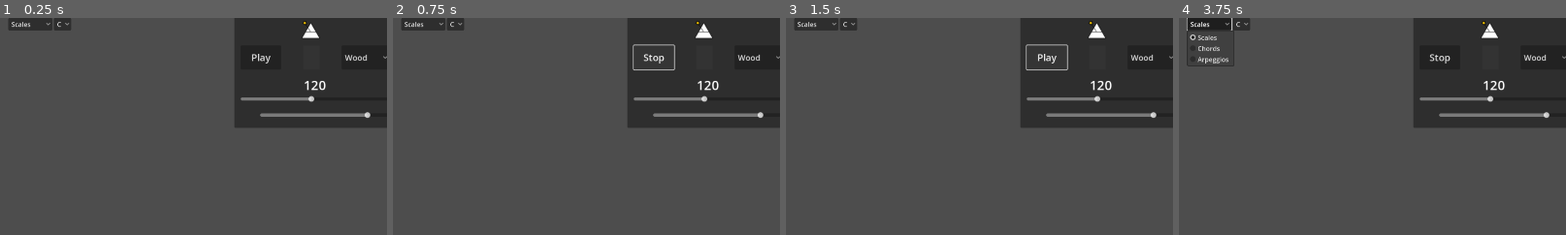
Above: before the commit, frames 1-4 (left to right).
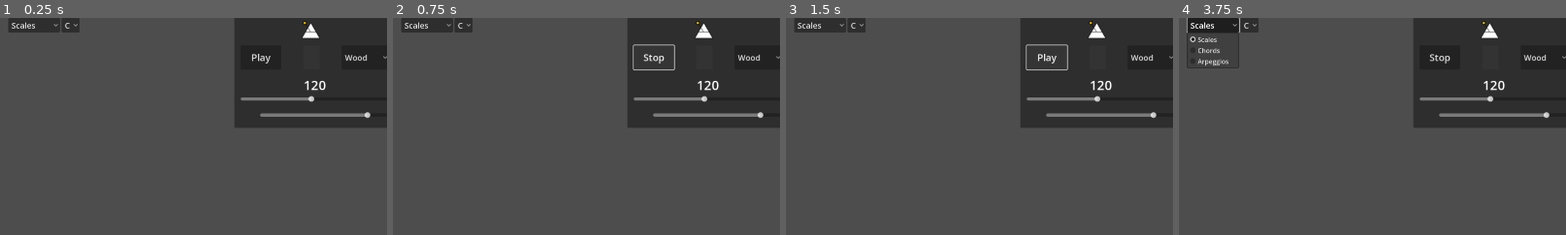
Above: after the commit, the same moments.

Repository: PianoFitness/piano-fitness-app
Game: Godot game, scene res://scenes/piano.tscn
Two runs of this game, one before a commit and one after it. Both use one fixed random seed, a clock stepped at 60 frames per second and the inputs below. The project has no main scene, so this scene is started directly.
Inputs:
- Up to frame 1 (0.25 s): no input
- Up to frame 2 (0.75 s): click "Play" at 0.5 s
- Up to frame 3 (1.5 s): click "Stop" at 1.25 s
- Up to frame 4 (3.75 s): click "Play" at 2 s; click "Wood" at 2.75 s; click "Scales" at 3.5 s
The pictures show only the part of the screen within x 49-99%, y 0-50%; the shares and areas given below are measured in that part.

The runs differ from the first frame. In frame 1, 0.5% of the frame differs, in the area x 2-21%, y 0-7%; in frame 2, 0.5%; in frame 3, 0.5%; in frame 4, 1.0%, in the area x 2-21%, y 0-24%.

Commit message:
Increase font size for exercise type and key dropdowns

Diff:
--- a/app/scenes/piano.tscn
+++ b/app/scenes/piano.tscn
@@ -54,6 +54,8 @@
 
 [node name="ExerciseTypeDropdown" type="OptionButton" parent="ExerciseManager/HBoxContainer"]
 layout_mode = 2
+theme_override_font_sizes/font_size = 20
 
 [node name="KeyDropdown" type="OptionButton" parent="ExerciseManager/HBoxContainer"]
 layout_mode = 2
+theme_override_font_sizes/font_size = 20
